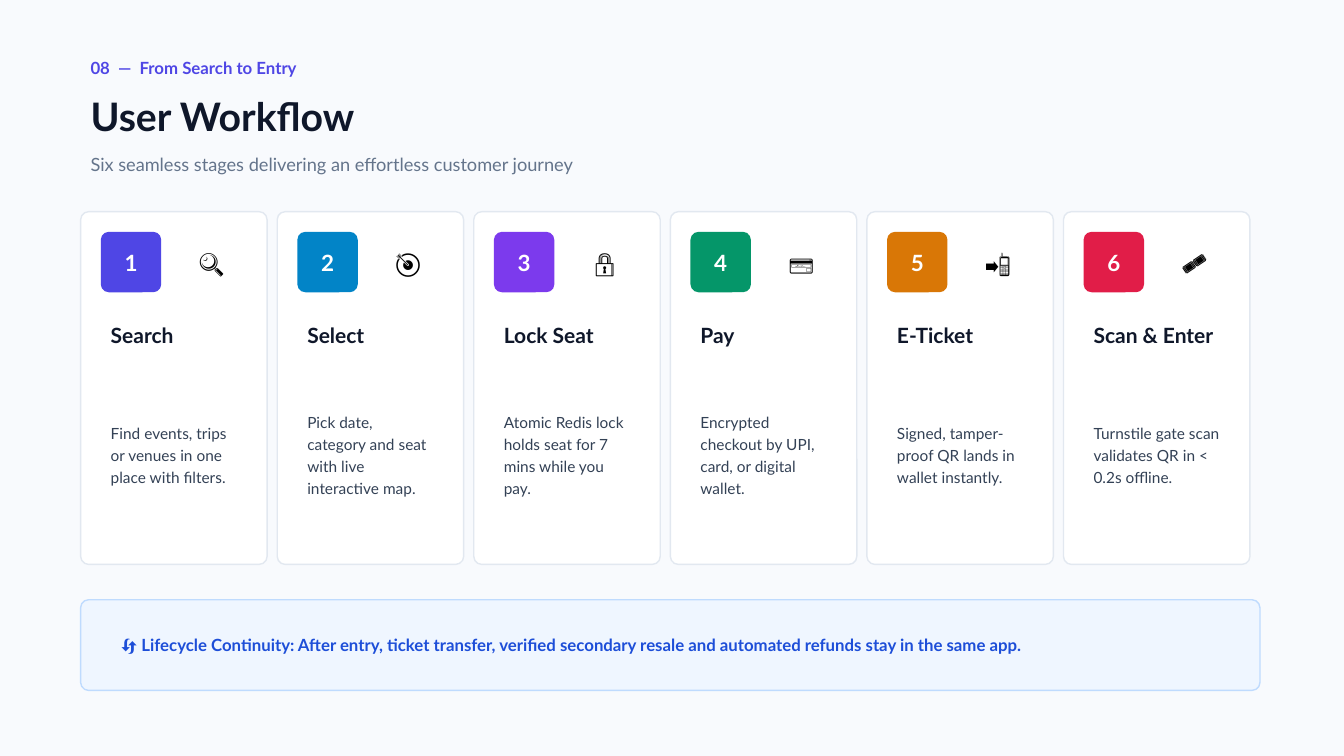
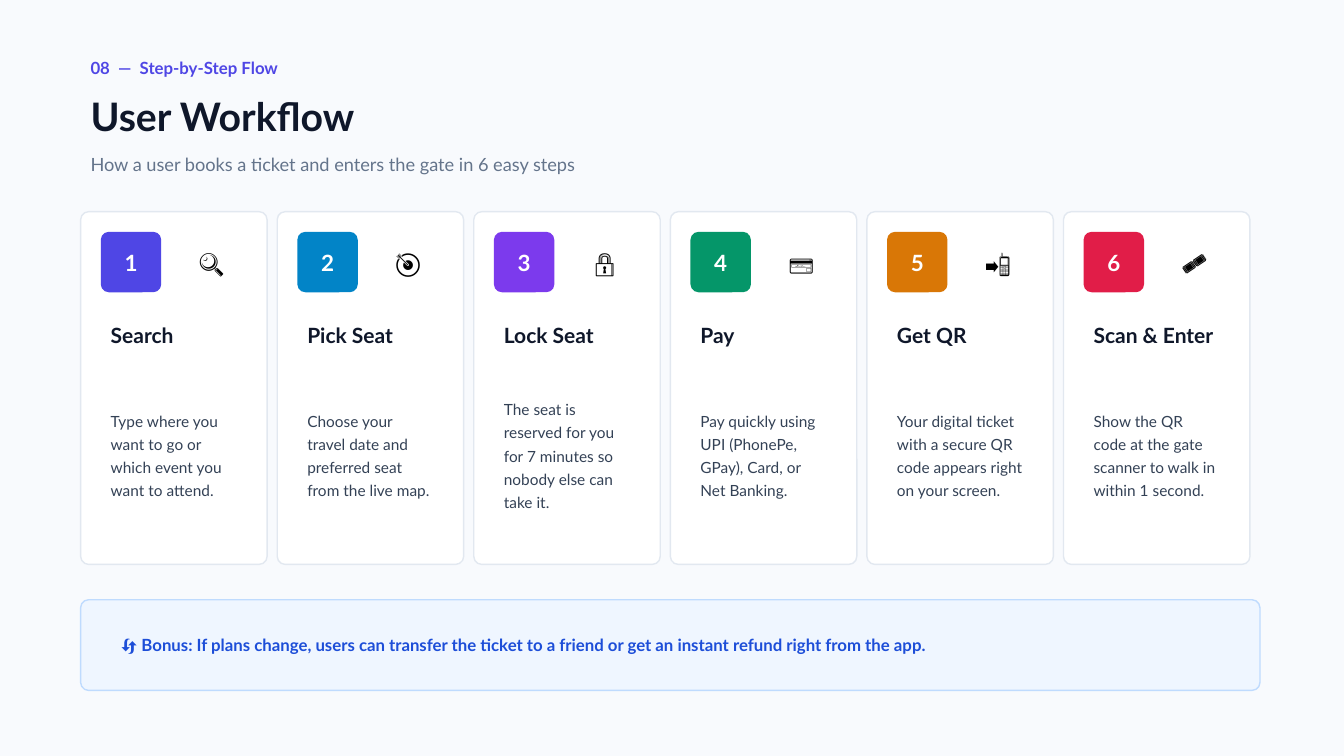
Before and after one commit to gudurusaichaitanya-eng/travelease-react, a slide deck: slide 10 of Smart_Ticket_Booking_Platform.pptx. Drawn at 1344x756 pixels with LibreOffice and Linux fonts; fonts in the diff are those of the drawing. Boxes give left, top, right and bottom in pixels: in the first picture for what was removed or moved away, otherwise in the second. Text is boxed around its words. In the diff, an @@ line names an element or a change of style, - is before the commit and + after.

Commit message:
Simplify all slide text and abstract into clear, plain English for easy presentation

```diff
--- a/Smart_Ticket_Booking_Platform.pptx
+++ b/Smart_Ticket_Booking_Platform.pptx
@@ text at [91,61,278,77]: text changed @@
-08 — From Search to Entry
+08 — Step-by-Step Flow
@@ text at [91,157,575,175]: text changed @@
-Six seamless stages delivering an effortless customer journey
+How a user books a ticket and enters the gate in 6 easy steps
@@ text at [307,327,393,343]: text changed @@
-Select
+Pick Seat
@@ text at [897,327,966,346]: text changed @@
-E-Ticket
+Get QR
@@ text at [111,415,222,496]: text changed @@
-Find events, trips or venues in one place with filters.
+Type where you want to go or which event you want to attend.
@@ text at [307,415,430,499]: text changed @@
-Pick date, category and seat with live interactive map.
+Choose your travel date and preferred seat from the live map.
@@ text at [504,403,614,508]: text changed @@
-Atomic Redis lock holds seat for 7 mins while you pay.
+The seat is reserved for you for 7 minutes so nobody else can take it.
@@ text at [700,415,816,499]: text changed @@
-Encrypted checkout by UPI, card, or digital wallet.
+Pay quickly using UPI (PhonePe, GPay), Card, or Net Banking.
@@ text at [897,415,1022,499]: text changed @@
-Signed, tamper-proof QR lands in wallet instantly.
+Your digital ticket with a secure QR code appears right on your screen.
@@ text at [1094,415,1215,496]: text changed @@
-Turnstile gate scan validates QR in < 0.2s offline.
+Show the QR code at the gate scanner to walk in within 1 second.
@@ text at [141,638,926,654]: text changed @@
-🔄 Lifecycle Continuity: After entry, ticket transfer, verified secondary resale and automated refunds stay in the same app.
+🔄 Bonus: If plans change, users can transfer the ticket to a friend or get an instant refund right from the app.
```
Also in this commit, not shown: 10 other slides changed, 1 slide added, 1 slide removed, 1 other file.
